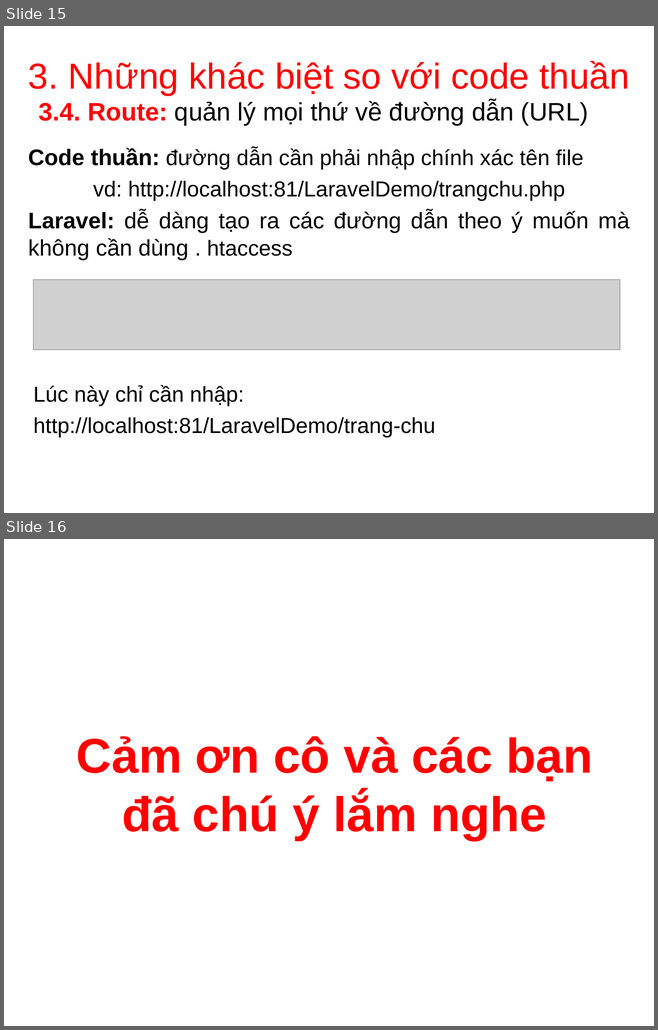
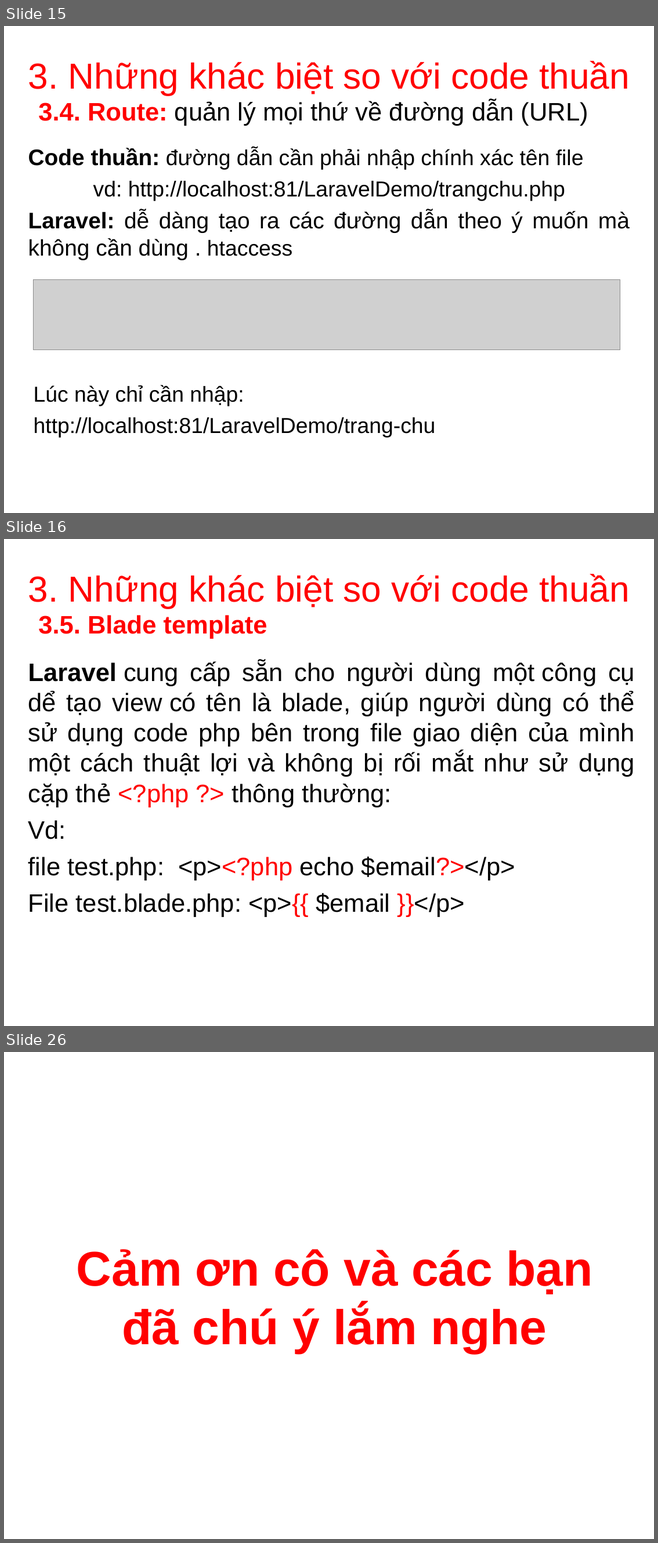
Before and after one commit to buckblack/CNPM_Nhom4_ca1, a slide deck: cnpm_laravel.ppt. Shown one above the other, each under a label of ours: slides 15 and 16 before the commit, slides 15, 16 and 26 after it; the slides between them are not shown. The pictures are 658x1030 and 658x1543 pixels, drawn with LibreOffice and Linux fonts; fonts in the diff are those of the drawing; grey boxes stand for pictures; background and template pictures are left out. Boxes give left, top, right and bottom in pixels: in the first picture for what was removed or moved away, otherwise in the second. Text is boxed around its words. In the diff, an @@ line names an element or a change of style, - is before the commit and + after.

Commit message:
laravel

```diff
--- a/cnpm_laravel.ppt
+++ b/cnpm_laravel.ppt
@@ slide 16 added at [4, 539, 654, 1026], background picture (left out) @@
@@ title added at [28, 574, 630, 608], 40 pt, text #FF0000 @@
+3. Những khác biệt so với code thuần
@@ text added at [38, 615, 267, 639], 28 pt, text #FF0000, bold @@
+3.5. Blade template
@@ text added at [28, 661, 634, 917], 28 pt, text #000000 @@
+Laravel cung cấp sẵn cho người dùng một công cụ dể tạo view có tên là blade, giúp người dùng có thể sử dụng code php bên trong file giao diện của mình một cách thuật lợi và không bị rối mắt như sử dụng cặp thẻ <?php ?> thông thường:
+Vd:
+file test.php: <p><?php echo $email?></p>
+File test.blade.php: <p>{{ $email }}</p>
@@ what was slide 16 is now slide 26 @@
```
Also in this commit, not shown: 9 other slides added.
